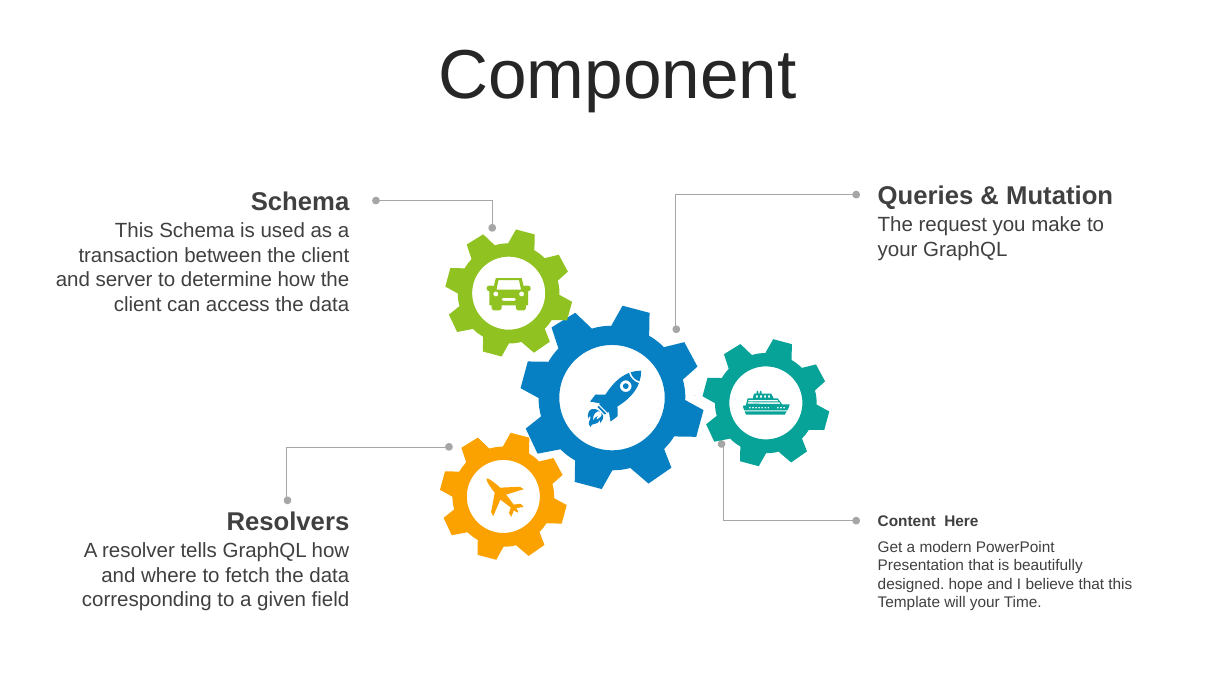
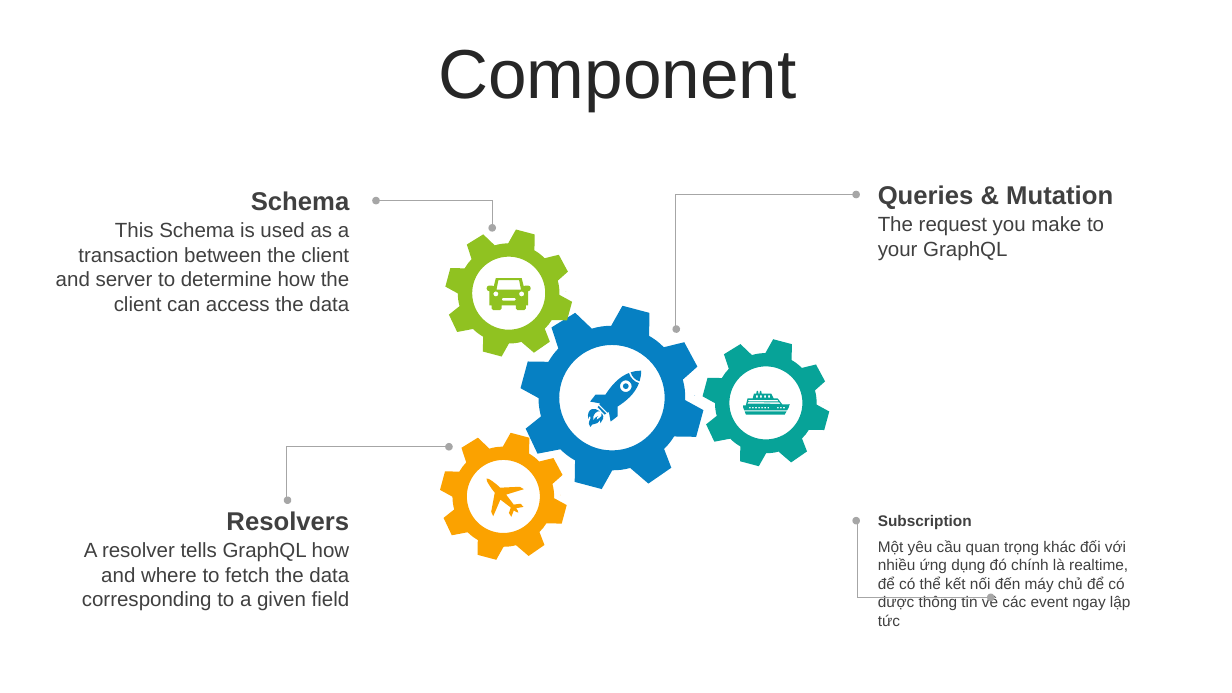
Before and after one commit to thanhlongvl/sportdemo, a slide deck: slide 7 of industry 4.0-Revolution-PowerPoint-Templates.pptx (slide 6 before the commit). Drawn at 1232x693 pixels with LibreOffice and Linux fonts; fonts in the diff are those of the drawing. Boxes give left, top, right and bottom in pixels: in the first picture for what was removed or moved away, otherwise in the second. Text is boxed around its words. In the diff, an @@ line names an element or a change of style, - is before the commit and + after.

```diff
--- a/industry 4.0-Revolution-PowerPoint-Templates.pptx
+++ b/industry 4.0-Revolution-PowerPoint-Templates.pptx
@@ freeform shape at (x1=702, y1=339, x2=829, y2=466): outline redrawn @@
@@ freeform shape at (x1=743, y1=391, x2=789, y2=415): outline redrawn @@
@@ elbow double arrow removed from (857, 521) to (722, 445) @@
@@ elbow double arrow added from (991, 597) to (857, 521), #A6A6A6 0.51 pt @@
@@ text at (x1=878, y1=515, x2=972, y2=529): text changed @@
-Content Here
+Subscription
@@ text removed at (x1=878, y1=541, x2=1132, y2=610) @@
-Get a modern PowerPoint Presentation that is beautifully designed. hope and I believe that this Template will your Time.
@@ text added at (x1=878, y1=540, x2=1131, y2=626), 12 pt, text #404040 @@
+Một yêu cầu quan trọng khác đối với nhiều ứng dụng đó chính là realtime, để có thể kết nối đến máy chủ để có được thông tin về các event ngay lập tức
```
Also in this commit, not shown: 55 other slides changed, 4 slides added, 3 other files.
